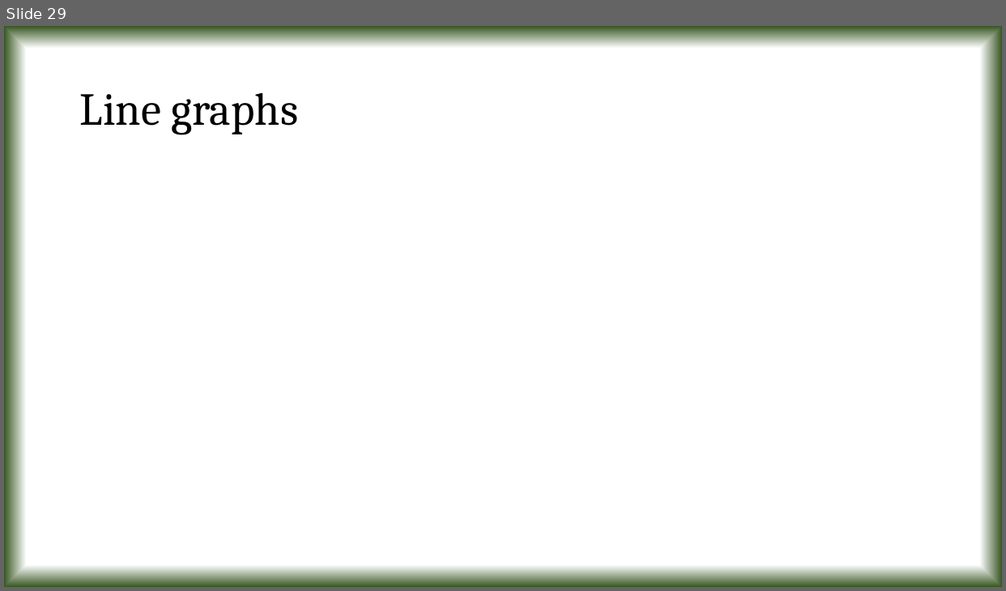
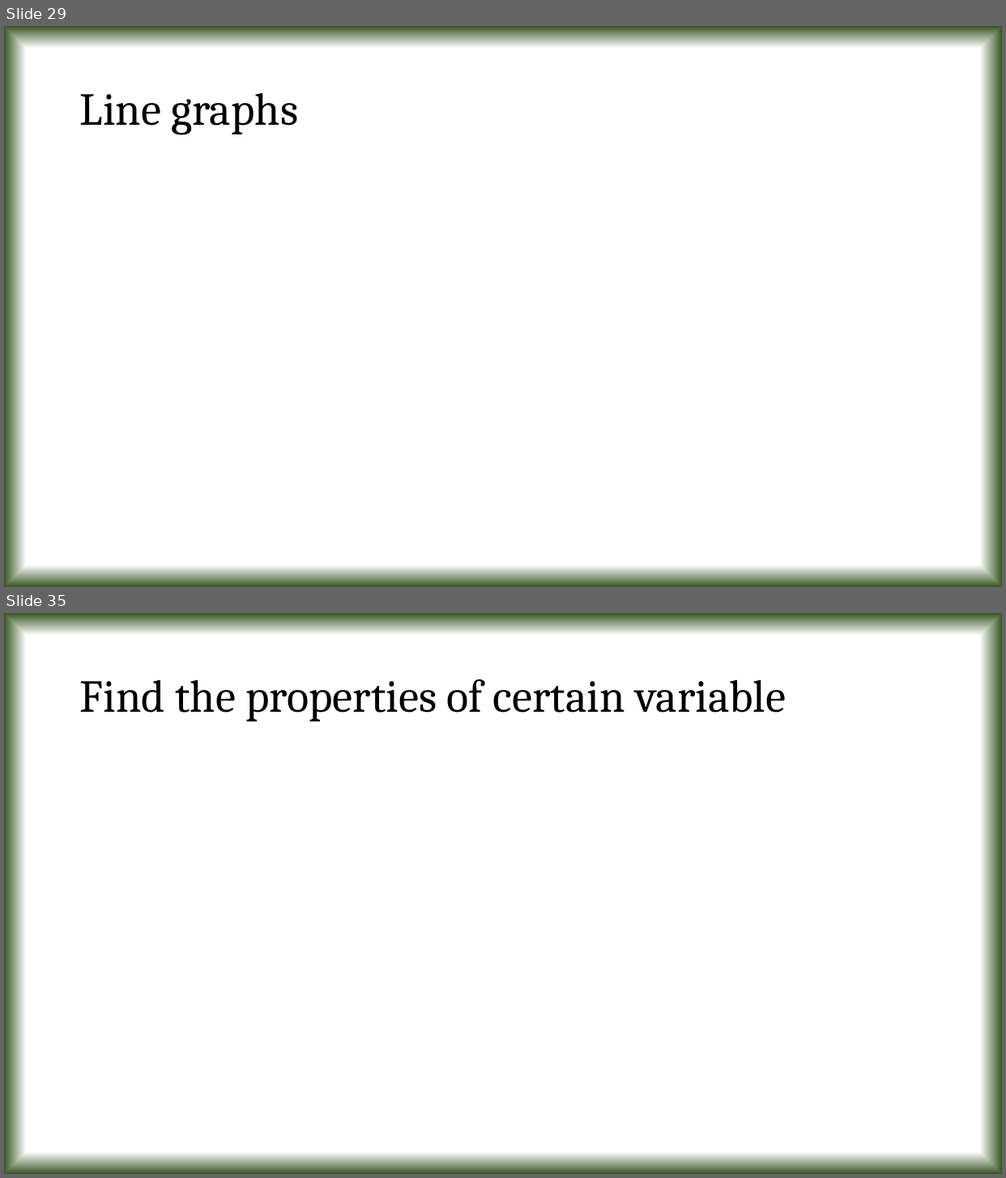
Before and after one commit to tanmoyie/Applied-Statistics, a slide deck: Python Projects & Dataset on Applied Statistics/Presentation on Python projects in Applied Statistics.pptx. Shown one above the other, each under a label of ours: slide 29 before the commit, slides 29 and 35 after it; the slides between them are not shown. The pictures are 1006x591 and 1006x1178 pixels, drawn with LibreOffice and Linux fonts; fonts in the diff are those of the drawing; grey boxes stand for pictures. Boxes give left, top, right and bottom in pixels: in the first picture for what was removed or moved away, otherwise in the second. Text is boxed around its words. In the diff, an @@ line names an element or a change of style, - is before the commit and + after.

```diff
--- a/Python Projects & Dataset on Applied Statistics/Presentation on Python projects in Applied Statistics.pptx
+++ b/Python Projects & Dataset on Applied Statistics/Presentation on Python projects in Applied Statistics.pptx
@@ slide 35 added at box(4, 613, 1002, 1174), background gradient #FFFFFF to #385723 @@
@@ title added at box(80, 679, 786, 722), 44 pt, text #000000 @@
+Find the properties of certain variable
```
Also in this commit, not shown: 5 other slides added, 3 other files.
